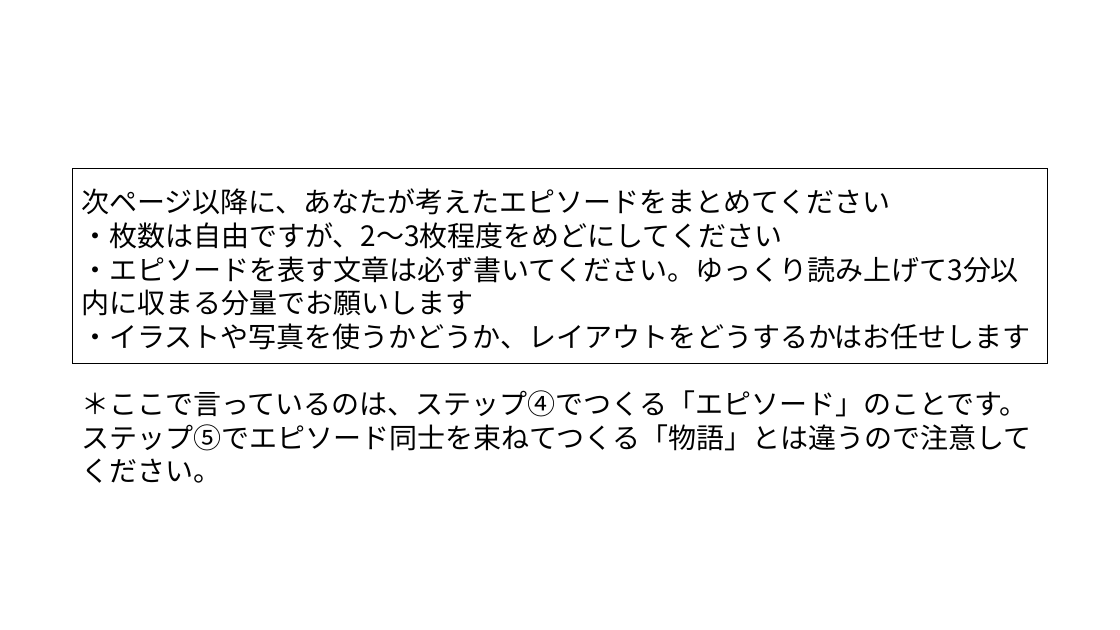
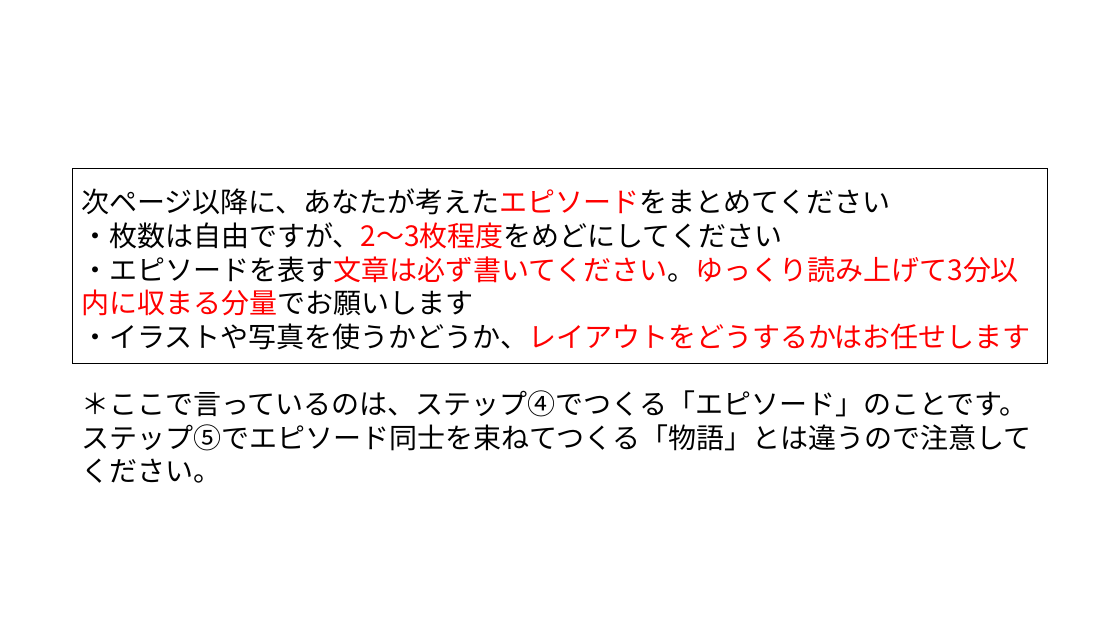
Before and after one commit to oyamadashin/remote, a slide deck: slide 4 of ゲーミングに使うあれこれ/プレイヤーへの指示/E_物語作成用の様式.pptx (slide 3 before the commit). Drawn at 1120x630 pixels with LibreOffice and Linux fonts; fonts in the diff are those of the drawing. Boxes give left, top, right and bottom in pixels: in the first picture for what was removed or moved away, otherwise in the second. Text is boxed around its words. In the diff, an @@ line names an element or a change of style, - is before the commit and + after.

```diff
--- a/ゲーミングに使うあれこれ/プレイヤーへの指示/E_物語作成用の様式.pptx
+++ b/ゲーミングに使うあれこれ/プレイヤーへの指示/E_物語作成用の様式.pptx
@@ text at bbox=[81, 188, 1031, 350]: text colour #000000 to #FF0000 in "次ページ以降に、あなたが考えたエピソードをまとめてください", "・枚数は自由ですが、2～3枚程度をめどにしてください", "・エピソードを表す文章は必ず書いてください。ゆっくり読み上げて3分以内に収まる分量でお願いします", "・イラストや写真を使うかどうか、レイアウトをどうするかはお任せします" @@
```
Also in this commit, not shown: 2 other slides changed, 1 slide added, 6 other files.
